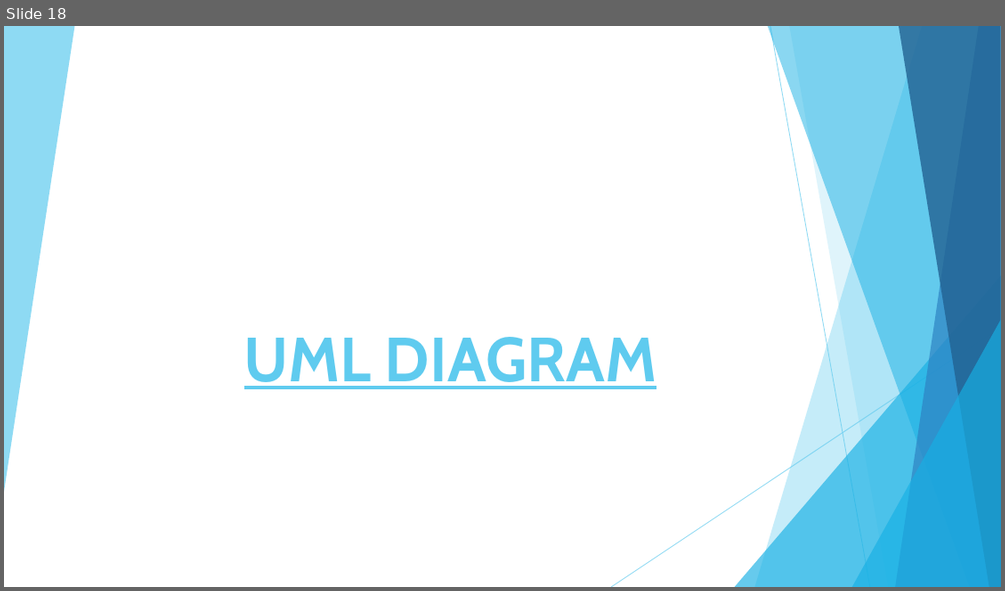
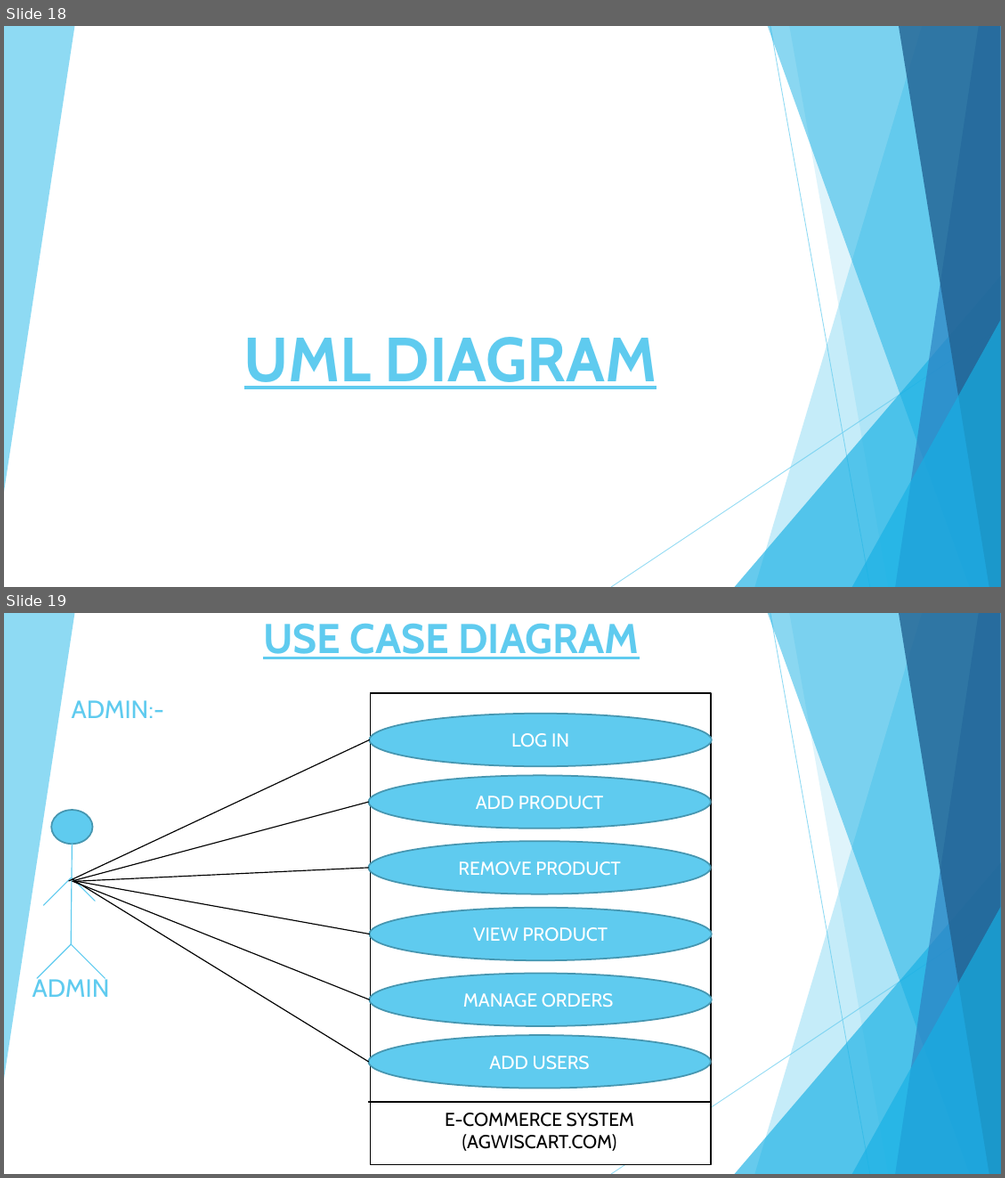
Before and after one commit to vivek-patel007/agwiscart-project, a slide deck: documents/project-agwiscart.pptx. Shown one above the other, each under a label of ours: slide 18 before the commit, slides 18 and 19 after it. The pictures are 1005x591 and 1005x1178 pixels, drawn with LibreOffice and Linux fonts; fonts in the diff are those of the drawing. Boxes give left, top, right and bottom in pixels: in the first picture for what was removed or moved away, otherwise in the second. Text is boxed around its words. In the diff, an @@ line names an element or a change of style, - is before the commit and + after.

```diff
--- a/documents/project-agwiscart.pptx
+++ b/documents/project-agwiscart.pptx
@@ slide 19 added at (x1=4, y1=613, x2=1001, y2=1174), background #FFFFFF; not listed: 10 template elements that a slide beside it also shows @@
@@ title added at (x1=263, y1=623, x2=639, y2=659), 40 pt, text #5FCBEF, bold, underline @@
+USE CASE DIAGRAM
@@ text added at (x1=72, y1=700, x2=164, y2=718), 24 pt, text #5FCBEF @@
+ADMIN:-
@@ ellipse added at (x1=370, y1=714, x2=712, y2=766), fill #5FCBEF, outline #4696B1 1.5 pt, 18 pt, text #FFFFFF @@
+LOG IN
@@ rectangle added at (x1=371, y1=693, x2=711, y2=1164), fill #FFFFFF, outline #000000 1.5 pt @@
@@ line added from (69, 881) to (370, 740), #000000 1 pt @@
@@ ellipse added at (x1=368, y1=775, x2=710, y2=828), fill #5FCBEF, outline #4696B1 1.5 pt, 18 pt, text #FFFFFF @@
+ADD PRODUCT
@@ ellipse added at (x1=51, y1=810, x2=92, y2=844), fill #5FCBEF, outline #4696B1 1.5 pt @@
@@ line added from (73, 881) to (368, 803), #000000 1 pt @@
@@ line added from (72, 844) to (71, 944), #5FCBEF 1 pt @@
@@ ellipse added at (x1=368, y1=841, x2=710, y2=894), fill #5FCBEF, outline #4696B1 1.5 pt, 18 pt, text #FFFFFF @@
+REMOVE PRODUCT
@@ line added from (71, 877) to (44, 906), #5FCBEF 1 pt @@
@@ line added from (72, 877) to (96, 900), #5FCBEF 1 pt @@
@@ line added from (73, 879) to (368, 1062), #000000 1 pt @@
@@ line added from (73, 882) to (368, 868), #000000 1 pt @@
@@ line added from (72, 881) to (370, 999), #000000 1 pt @@
@@ line added from (73, 881) to (370, 933), #000000 1 pt @@
@@ ellipse added at (x1=370, y1=908, x2=712, y2=961), fill #5FCBEF, outline #4696B1 1.5 pt, 18 pt, text #FFFFFF @@
+VIEW PRODUCT
@@ line added from (71, 944) to (37, 978), #5FCBEF 1 pt @@
@@ line added from (71, 944) to (105, 978), #5FCBEF 1 pt @@
@@ text added at (x1=32, y1=975, x2=110, y2=997), 24 pt, text #5FCBEF @@
+ADMIN
@@ ellipse added at (x1=370, y1=973, x2=712, y2=1027), fill #5FCBEF, outline #4696B1 1.5 pt, 18 pt, text #FFFFFF @@
+MANAGE ORDERS
@@ ellipse added at (x1=368, y1=1035, x2=710, y2=1088), fill #5FCBEF, outline #4696B1 1.5 pt, 18 pt, text #FFFFFF @@
+ADD USERS
@@ line added from (368, 1102) to (711, 1102), #000000 1 pt @@
@@ text added at (x1=445, y1=1112, x2=634, y2=1151), 18 pt, text #000000 @@
+E-COMMERCE SYSTEM
+(AGWISCART.COM)
```
Also in this commit, not shown: 2 slides changed, 2 other slides added, 1 slide removed.
